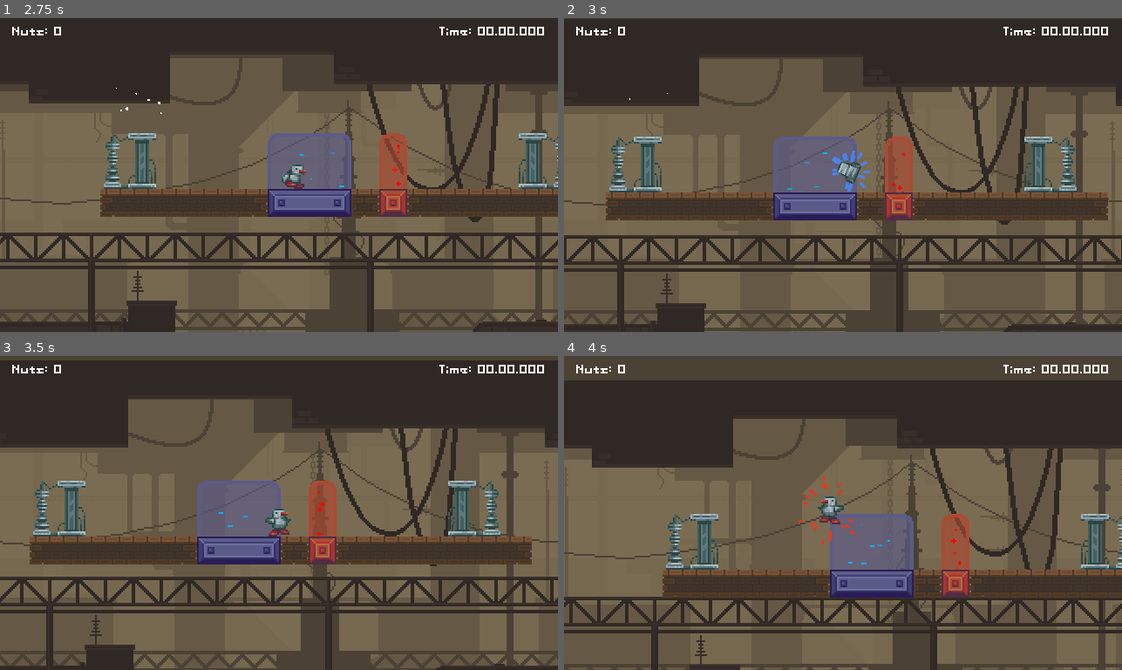
Above: before the commit, frames 1-4 (two rows, left to right).
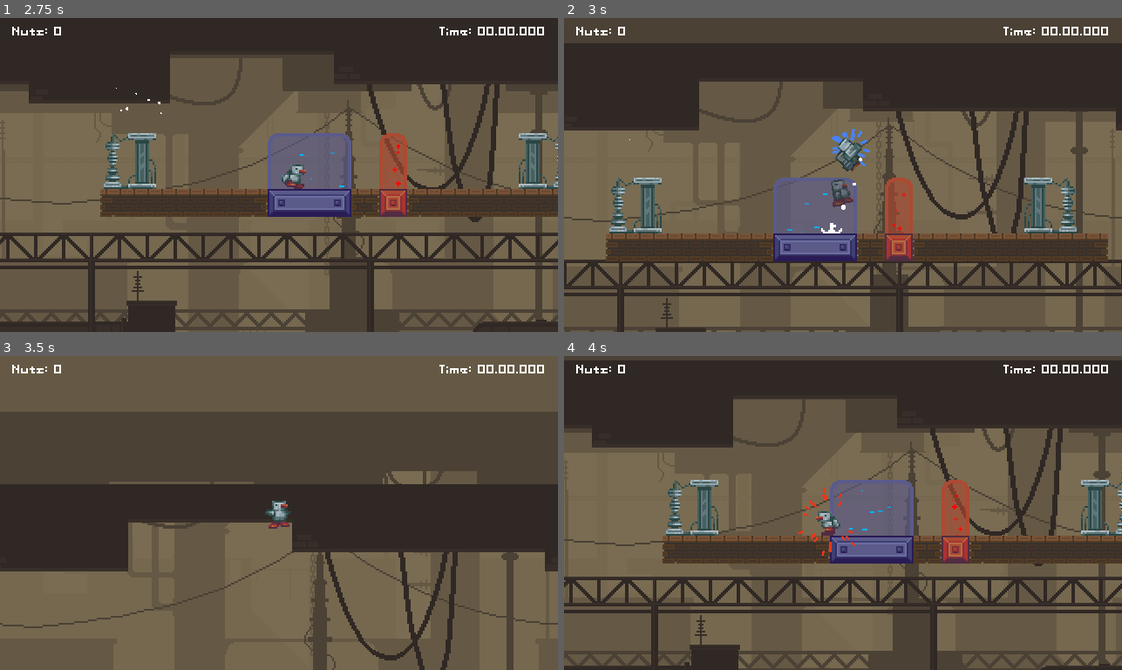
Above: after the commit, the same moments.

Repository: RichardMJaks/gamecamp-2025
Game: Godot game, scene res://levels/levels/levels/test_level.tscn
Same seed, same stepped clock (60 frames per second), same inputs: the game is played once before the commit and once after it. This scene is started directly instead of the project's main scene.
Inputs (mouse positions are in pixels of both pictures, inside the frame that each line leads up to):
- Up to frame 1 (2.75 s): move the mouse to (401, 159) at 0.52 s; hold D (m_right) 0.53-1.28 s; click (401, 159) at 0.6 s; tap Space (ui_select) at 0.77, 1.52 s; tap Enter at 1.25 s; move the mouse to (167, 190) at 1.27 s; hold S (m_down) 1.28-2.03 s; click (167, 190) at 1.35 s; move the mouse to (334, 105) at 2.02 s; hold D (m_right) from 2.03 s (still down); click (334, 105) at 2.1 s
- Up to frame 2 (3 s): move the mouse to (815, 237) at 2.77 s; release D (m_right) at 2.78 s; hold W (m_up) from 2.78 s (still down); click (815, 237) at 2.85 s
- Up to frame 3 (3.5 s): keep holding W (m_up); tap Space (ui_select) at 3.02 s
- Up to frame 4 (4 s): move the mouse to (1010, 560) at 3.52 s; release W (m_up) at 3.53 s; hold A (m_left) from 3.53 s (still down); click (1010, 560) at 3.6 s; tap Space (ui_select) at 3.77 s

Frame 1 is identical in both runs. In frame 2, 46% of the frame differs, in the area x 0-100%, y 0-100%; in frame 3, 71%; in frame 4, 41%.

Commit message:
initial framework for end gates

Diff:
--- a/levels/level_management/level_end_gate/end_gate.gd
+++ b/levels/level_management/level_end_gate/end_gate.gd
@@ -1,7 +1,21 @@
 extends Area2D
 
 signal level_completed
+var player: Player = null
 
 # Called when the node enters the scene tree for the first time.
 func _ready() -> void:
 	level_completed.connect(GameController.complete_level)
+
+
+func _on_player_entered_end_gate(body: Player) -> void:
+	var end_position = _get_player_end_position()
+	_tween_player_to_end_position(body, end_position)
+
+func _tween_player_to_end_position(player: Player, end_position: Vector2) -> void:
+	var tween = player.create_tween()
+	tween.tween_property(player, ^"global_position", end_position, 0.1)
+
+
+func _get_player_end_position() -> Vector2:
+	return $PlayerFinalPosition.global_position
--- a/levels/level_management/level_end_gate/end_gate.tscn
+++ b/levels/level_management/level_end_gate/end_gate.tscn
@@ -1,10 +1,25 @@
-[gd_scene load_steps=4 format=3 uid="uid://b6k0wtmqk4dnk"]
+[gd_scene load_steps=6 format=3 uid="uid://b6k0wtmqk4dnk"]
 
 [ext_resource type="Script" uid="uid://dluwocujyw02j" path="res://levels/level_management/level_end_gate/end_gate.gd" id="1_56klq"]
-[ext_resource type="Texture2D" uid="uid://bla6kqfkwxhyd" path="res://TileSetBrickFactory.png" id="2_f06fe"]
+[ext_resource type="Texture2D" uid="uid://bck25n75hcjyj" path="res://levels/level_management/closed_spawner.tres" id="2_f06fe"]
+[ext_resource type="Texture2D" uid="uid://cbgv6vakolkta" path="res://levels/level_management/opened_spawner.tres" id="3_lgeam"]
 
 [sub_resource type="RectangleShape2D" id="RectangleShape2D_lgeam"]
 size = Vector2(32, 32)
+
+[sub_resource type="SpriteFrames" id="SpriteFrames_pj74r"]
+animations = [{
+"frames": [{
+"duration": 1.0,
+"texture": ExtResource("2_f06fe")
+}, {
+"duration": 1.0,
+"texture": ExtResource("3_lgeam")
+}],
+"loop": true,
+"name": &"default",
+"speed": 5.0
+}]
 
 [node name="EndGate" type="Area2D"]
 script = ExtResource("1_56klq")
@@ -12,8 +27,10 @@
 [node name="CollisionShape2D" type="CollisionShape2D" parent="."]
 shape = SubResource("RectangleShape2D_lgeam")
 
-[node name="Sprite2D" type="Sprite2D" parent="."]
-texture = ExtResource("2_f06fe")
-offset = Vector2(0, -5.5)
-region_enabled = true
-region_rect = Rect2(288, 165, 32, 43)
+[node name="Sprite2D" type="AnimatedSprite2D" parent="."]
+sprite_frames = SubResource("SpriteFrames_pj74r")
+
+[node name="PlayerFinalPosition" type="Marker2D" parent="."]
+position = Vector2(-8, 0)
+
+[connection signal="body_entered" from="." to="." method="_on_player_entered_end_gate"]
--- a/player/player.tscn
+++ b/player/player.tscn
@@ -24,7 +24,6 @@
 [ext_resource type="Script" path="res://player/fsm/states/controlled_state.gd" id="18_7pqkx"]
 [ext_resource type="AudioStream" uid="uid://rafi1ja4bldr" path="res://audio/whoosh.ogg" id="18_e7oew"]
 [ext_resource type="AudioStream" uid="uid://7kfixaryqml" path="res://audio/doing.ogg" id="19_c35mf"]
-[ext_resource type="Script" uid="uid://bgm0tvh7wkq7i" path="res://player/fsm/fsm_state.gd" id="19_uw77l"]
 [ext_resource type="AudioStream" uid="uid://byu6h1cuf77yb" path="res://audio/switch.wav" id="23_s7qer"]
 
 [sub_resource type="AtlasTexture" id="AtlasTexture_ge24q"]
@@ -959,7 +958,7 @@
 
 [node name="controlled_state" type="Node" parent="StateMachine"]
 script = ExtResource("18_7pqkx")
-metadata/_custom_type_script = ExtResource("19_uw77l")
+metadata/_custom_type_script = "uid://bgm0tvh7wkq7i"
 
 [node name="Camera" type="Camera2D" parent="."]
 position = Vector2(0, 1)
--- a/tileset.tres
+++ b/tileset.tres
@@ -365,12 +365,6 @@
 11:11/0 = 0
 11:12/0 = 0
 7:14/0 = 0
-12:14/0 = 0
-12:14/0/terrain_set = 0
-12:14/0/terrain = 1
-12:14/0/physics_layer_0/polygon_0/points = PackedVector2Array(-8, -8, 8, -8, 8, 8, -8, 8)
-12:14/0/terrains_peering_bit/bottom_side = 1
-12:14/0/custom_data_0 = true
 12:15/0 = 0
 12:15/0/terrain_set = 0
 12:15/0/terrain = 1
@@ -378,19 +372,6 @@
 12:15/0/terrains_peering_bit/bottom_side = 1
 12:15/0/terrains_peering_bit/top_side = 1
 12:15/0/custom_data_0 = true
-13:15/0 = 0
-13:15/0/terrain_set = 0
-13:15/0/terrain = 2
-13:15/0/physics_layer_0/polygon_0/points = PackedVector2Array(-8, -8, 8, -8, 8, 8, -8, 8)
-13:15/0/terrains_peering_bit/bottom_side = 2
-13:15/0/terrains_peering_bit/top_side = 2
-13:15/0/custom_data_0 = true
-13:14/0 = 0
-13:14/0/terrain_set = 0
-13:14/0/terrain = 2
-13:14/0/physics_layer_0/polygon_0/points = PackedVector2Array(-8, -8, 8, -8, 8, 8, -8, 8)
-13:14/0/terrains_peering_bit/bottom_side = 2
-13:14/0/custom_data_0 = true
 12:17/0 = 0
 12:17/0/physics_layer_0/polygon_0/points = PackedVector2Array(-8, -8, 8, -8, 8, 8, -8, 8)
 10:10/0 = 0
@@ -415,55 +396,45 @@
 12:16/0/terrain = 1
 12:16/0/physics_layer_0/polygon_0/points = PackedVector2Array(-8, -8, 8, -8, 8, 8, -8, 8)
 12:16/0/terrains_peering_bit/top_side = 1
+12:16/0/custom_data_0 = true
 13:16/0 = 0
 13:16/0/terrain_set = 0
 13:16/0/terrain = 2
 13:16/0/physics_layer_0/polygon_0/points = PackedVector2Array(-8, -8, 8, -8, 8, 8, -8, 8)
 13:16/0/terrains_peering_bit/top_side = 2
+13:16/0/custom_data_0 = true
 14:14/0 = 0
 14:14/0/terrain_set = 0
 14:14/0/terrain = 2
 14:14/0/physics_layer_0/polygon_0/points = PackedVector2Array(-8, -8, 8, -8, 8, 8, -8, 8)
 14:14/0/terrains_peering_bit/right_side = 2
+14:14/0/custom_data_0 = true
 15:14/0 = 0
 15:14/0/terrain_set = 0
 15:14/0/terrain = 2
 15:14/0/physics_layer_0/polygon_0/points = PackedVector2Array(-8, -8, 8, -8, 8, 8, -8, 8)
 15:14/0/terrains_peering_bit/right_side = 2
 15:14/0/terrains_peering_bit/left_side = 2
+15:14/0/custom_data_0 = true
 16:14/0 = 0
 16:14/0/terrain_set = 0
 16:14/0/terrain = 2
 16:14/0/physics_layer_0/polygon_0/points = PackedVector2Array(-8, -8, 8, -8, 8, 8, -8, 8)
 16:14/0/terrains_peering_bit/left_side = 2
+16:14/0/custom_data_0 = true
 16:15/0 = 0
 16:15/0/terrain_set = 0
 16:15/0/terrain = 1
 16:15/0/physics_layer_0/polygon_0/points = PackedVector2Array(-8, -8, 8, -8, 8, 8, -8, 8)
 16:15/0/terrains_peering_bit/left_side = 1
+16:15/0/custom_data_0 = true
 15:15/0 = 0
 15:15/0/terrain_set = 0
 15:15/0/terrain = 1
 15:15/0/physics_layer_0/polygon_0/points = PackedVector2Array(-8, -8, 8, -8, 8, 8, -8, 8)
 15:15/0/terrains_peering_bit/right_side = 1
 15:15/0/terrains_peering_bit/left_side = 1
-14:15/0 = 0
-14:15/0/terrain_set = 0
-14:15/0/terrain = 1
-14:15/0/physics_layer_0/polygon_0/points = PackedVector2Array(-8, -8, 8, -8, 8, 8, -8, 8)
-14:15/0/terrains_peering_bit/right_side = 1
-14:16/0 = 0
-14:16/0/terrain_set = 0
-14:16/0/terrain = 1
-14:16/0/physics_layer_0/polygon_0/points = PackedVector2Array(-8, -8, 8, -8, 8, 8, -8, 8)
-15:16/0 = 0
-15:16/0/terrain_set = 0
-15:16/0/terrain = 2
-15:16/0/physics_layer_0/polygon_0/points = PackedVector2Array(-8, -8, 8, -8, 8, 8, -8, 8)
-16:16/0 = 0
-16:16/0/terrain_set = 0
-16:16/0/terrain = 3
-16:16/0/physics_layer_0/polygon_0/points = PackedVector2Array(-8, -8, 8, -8, 8, 8, -8, 8)
+15:15/0/custom_data_0 = true
 17:13/0 = 0
 17:13/0/terrain_set = 0
 17:13/0/terrain = 3
@@ -477,6 +448,46 @@
 19:13/0/terrain_set = 0
 19:13/0/terrain = 3
 19:13/0/terrains_peering_bit/left_side = 3
+12:14/0 = 0
+12:14/0/terrain_set = 0
+12:14/0/terrain = 1
+12:14/0/physics_layer_0/polygon_0/points = PackedVector2Array(-8, -8, 8, -8, 8, 8, -8, 8)
+12:14/0/terrains_peering_bit/bottom_side = 1
+12:14/0/custom_data_0 = true
+13:14/0 = 0
+13:14/0/terrain_set = 0
+13:14/0/terrain = 2
+13:14/0/physics_layer_0/polygon_0/points = PackedVector2Array(-8, -8, 8, -8, 8, 8, -8, 8)
+13:14/0/terrains_peering_bit/bottom_side = 2
+13:14/0/custom_data_0 = true
+13:15/0 = 0
+13:15/0/terrain_set = 0
+13:15/0/terrain = 2
+13:15/0/physics_layer_0/polygon_0/points = PackedVector2Array(-8, -8, 8, -8, 8, 8, -8, 8)
+13:15/0/terrains_peering_bit/bottom_side = 2
+13:15/0/terrains_peering_bit/top_side = 2
+13:15/0/custom_data_0 = true
+14:15/0 = 0
+14:15/0/terrain_set = 0
+14:15/0/terrain = 1
+14:15/0/physics_layer_0/polygon_0/points = PackedVector2Array(-8, -8, 8, -8, 8, 8, -8, 8)
+14:15/0/terrains_peering_bit/right_side = 1
+14:15/0/custom_data_0 = true
+14:16/0 = 0
+14:16/0/terrain_set = 0
+14:16/0/terrain = 1
+14:16/0/physics_layer_0/polygon_0/points = PackedVector2Array(-8, -8, 8, -8, 8, 8, -8, 8)
+14:16/0/custom_data_0 = true
+15:16/0 = 0
+15:16/0/terrain_set = 0
+15:16/0/terrain = 2
+15:16/0/physics_layer_0/polygon_0/points = PackedVector2Array(-8, -8, 8, -8, 8, 8, -8, 8)
+15:16/0/custom_data_0 = true
+16:16/0 = 0
+16:16/0/terrain_set = 0
+16:16/0/terrain = 3
+16:16/0/physics_layer_0/polygon_0/points = PackedVector2Array(-8, -8, 8, -8, 8, 8, -8, 8)
+16:16/0/custom_data_0 = true
 
 [sub_resource type="TileSetAtlasSource" id="TileSetAtlasSource_14fb3"]
 texture = ExtResource("2_ej02t")
Not shown: 1 places in player/player.tscn that only renumber resources
